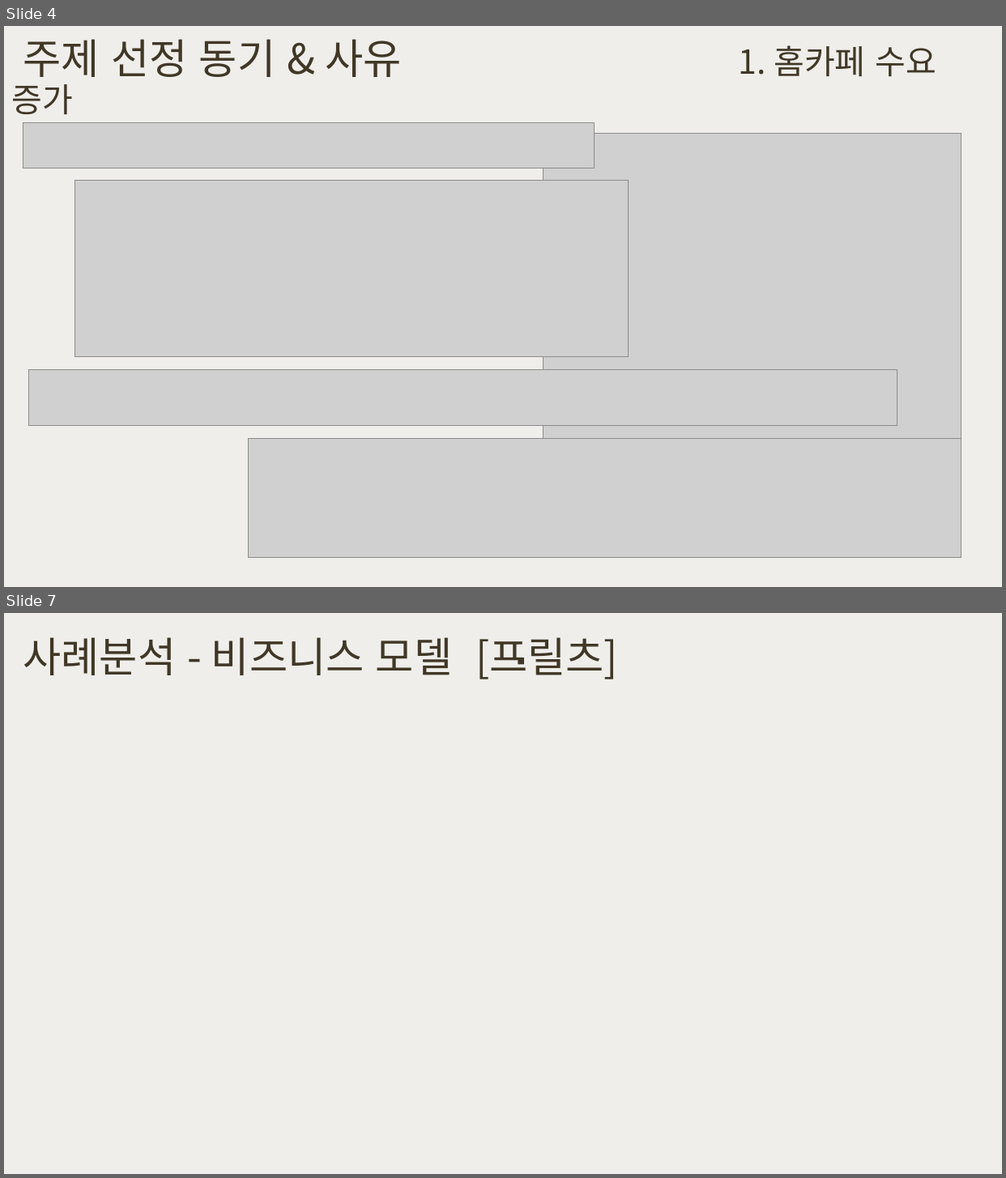
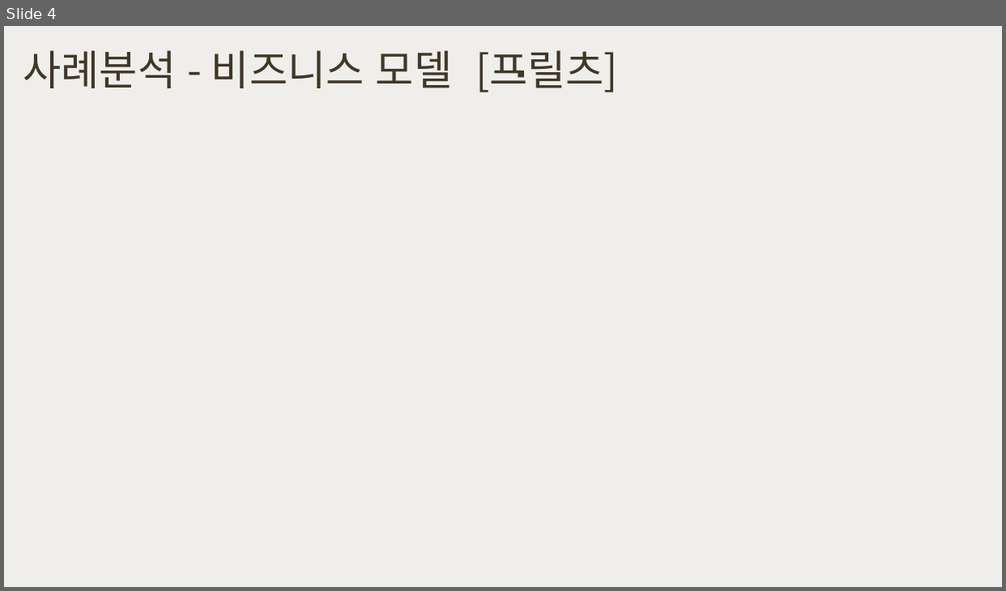
Before and after one commit to happyjane210/GIT2021-working, a slide deck: 9-project/진행 파일/주간 커-피_진행.pptx. Shown one above the other, each under a label of ours: slides 4 and 7 before the commit, slide 4 after it; the slides between them are not shown. The pictures are 1006x1178 and 1006x591 pixels, drawn with LibreOffice and Linux fonts; fonts in the diff are those of the drawing; grey boxes stand for pictures; background and template pictures are left out. Boxes give left, top, right and bottom in pixels: in the first picture for what was removed or moved away, otherwise in the second. Text is boxed around its words. In the diff, an @@ line names an element or a change of style, - is before the commit and + after.

```diff
--- a/9-project/진행 파일/주간 커-피_진행.pptx
+++ b/9-project/진행 파일/주간 커-피_진행.pptx
@@ slide 4 removed at (4, 26, 1002, 587), background #EFEEEB @@
@@ title removed at (23, 39, 936, 77) @@
-주제 선정 동기 & 사유 1. 홈카페 수요 증가
@@ picture removed at (23, 122, 594, 169) @@
@@ picture removed at (543, 133, 961, 545) @@
@@ picture removed at (75, 181, 629, 357) @@
@@ picture removed at (28, 369, 897, 426) @@
@@ picture removed at (248, 438, 961, 558) @@
@@ what was slide 7 is now slide 4 @@
```
Also in this commit, not shown: 4 slides changed, 4 other slides removed, 46 other files.
